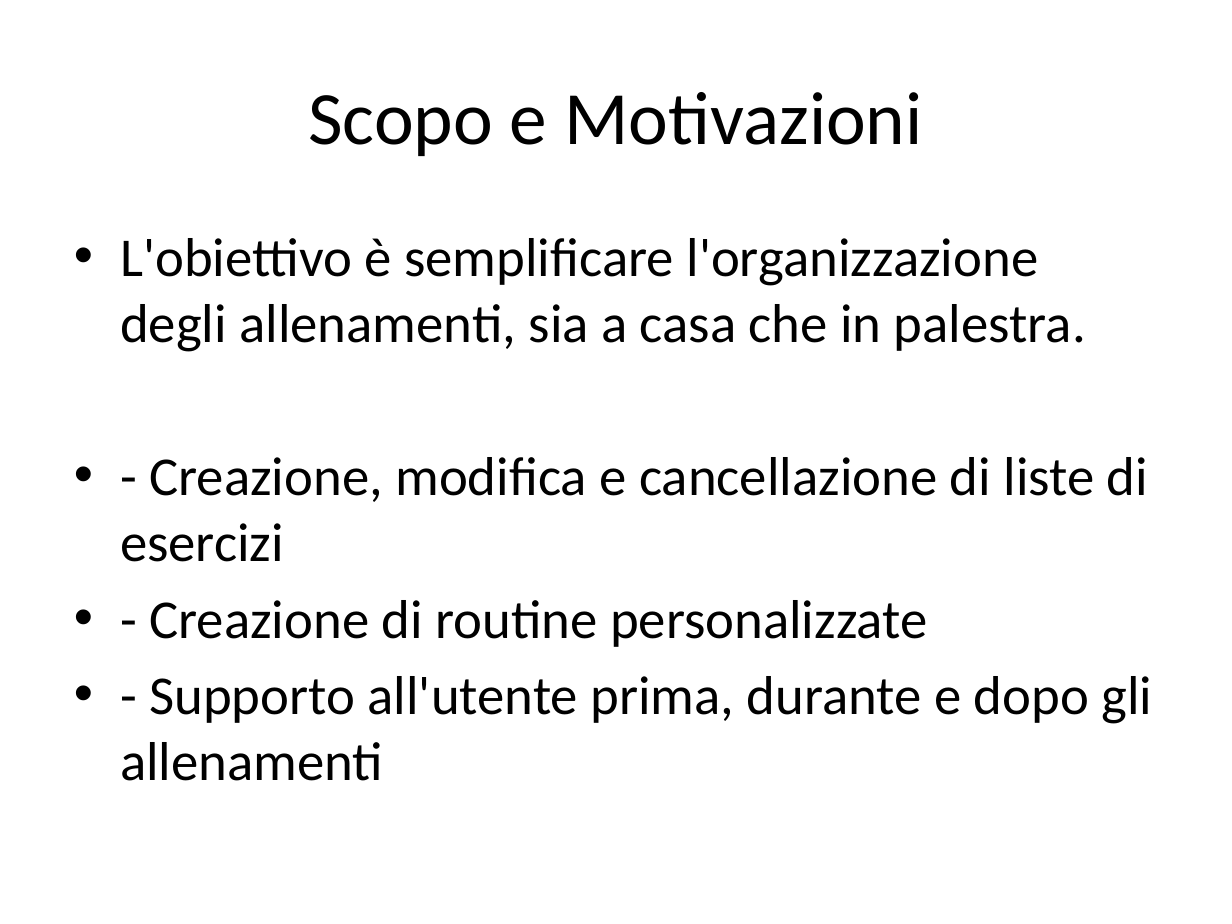
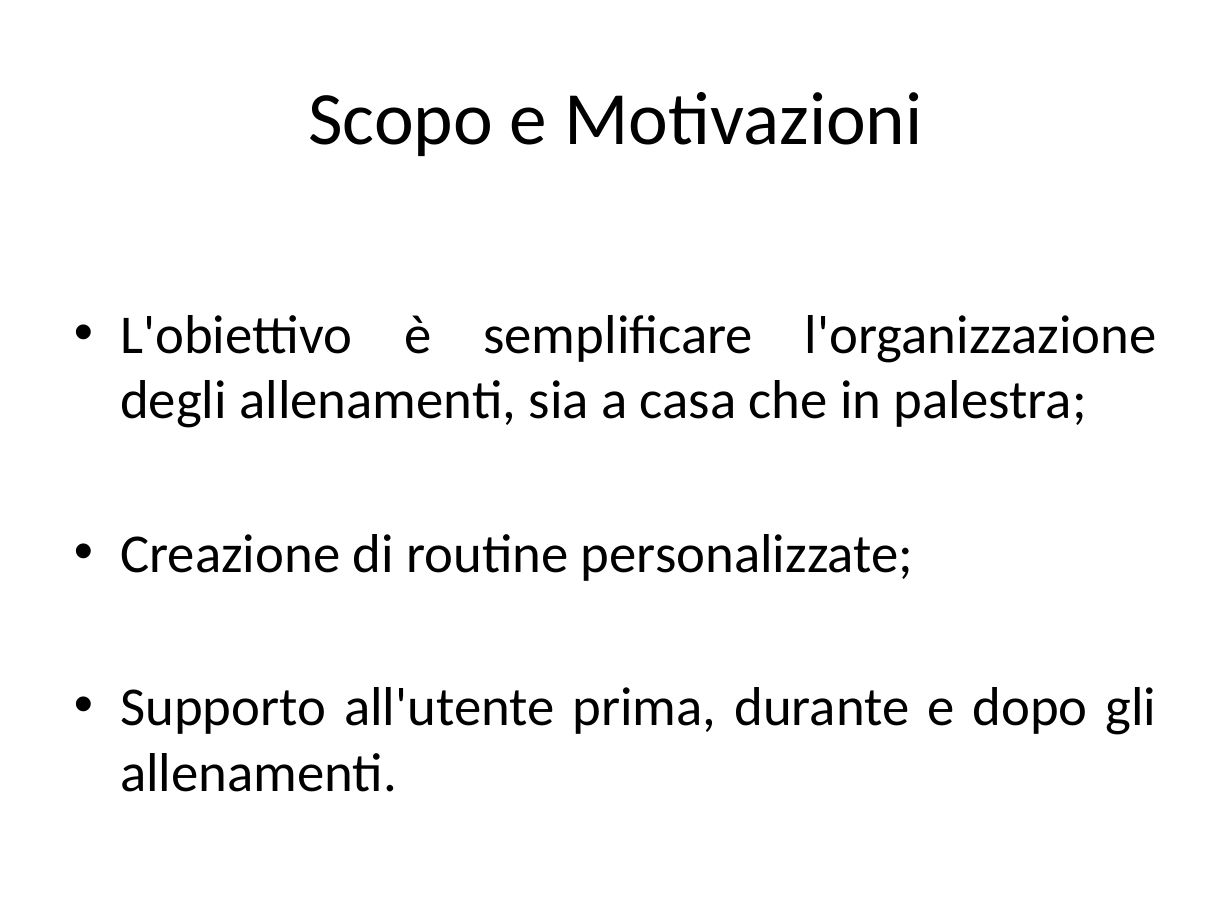
Before and after one commit to matt2005fiore/fit-progression, a slide deck: slide 3 of Tesina&Relazione/Tesina_Presentazione.pptx. Drawn at 1232x924 pixels with LibreOffice and Linux fonts; fonts in the diff are those of the drawing. Boxes give left, top, right and bottom in pixels: in the first picture for what was removed or moved away, otherwise in the second. Text is boxed around its words. In the diff, an @@ line names an element or a change of style, - is before the commit and + after.

```diff
--- a/Tesina&Relazione/Tesina_Presentazione.pptx
+++ b/Tesina&Relazione/Tesina_Presentazione.pptx
@@ text at [120,315,1157,792]: text changed @@
-• L'obiettivo è semplificare l'organizzazione degli allenamenti, sia a casa che in palestra.
-• - Creazione, modifica e cancellazione di liste di esercizi
-• - Creazione di routine personalizzate
-• - Supporto all'utente prima, durante e dopo gli allenamenti
+• L'obiettivo è semplificare l'organizzazione degli allenamenti, sia a casa che in palestra;
+• Creazione di routine personalizzate;
+• Supporto all'utente prima, durante e dopo gli allenamenti.
```
Also in this commit, not shown: 7 other slides changed, 2 slides added.
